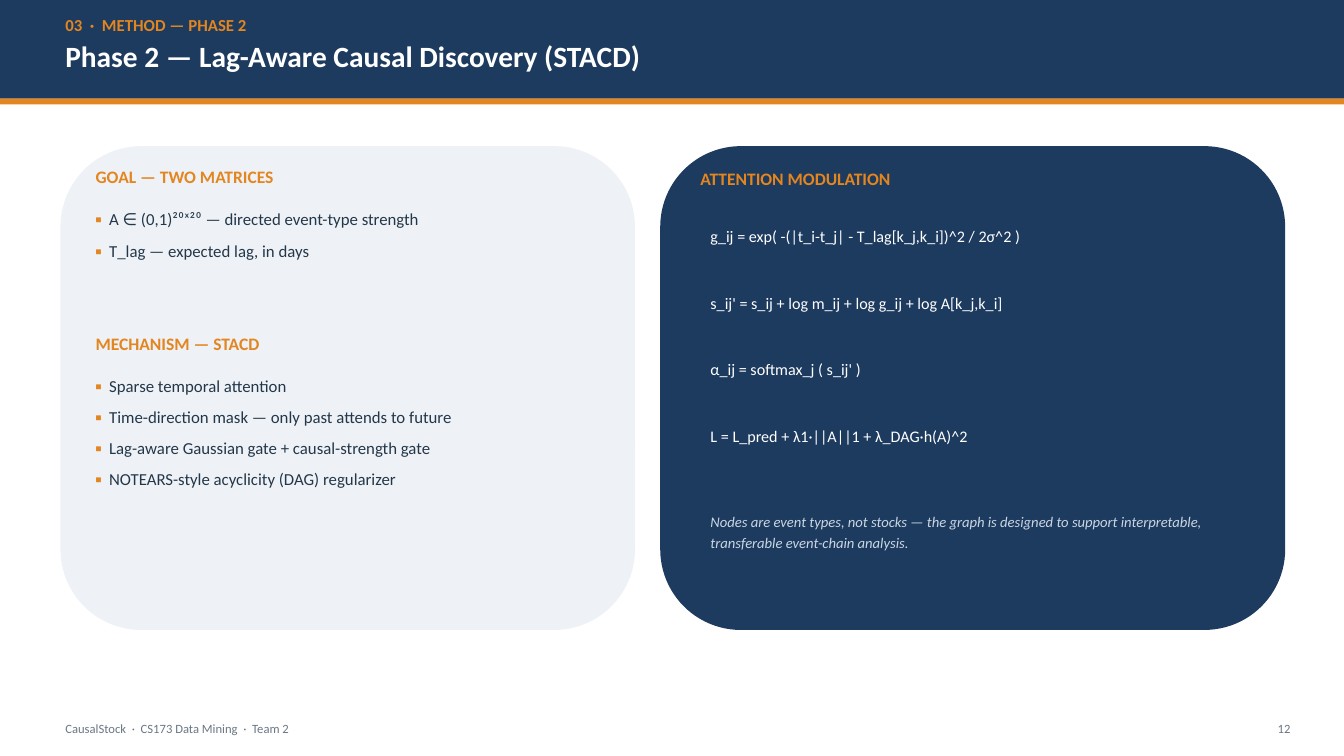
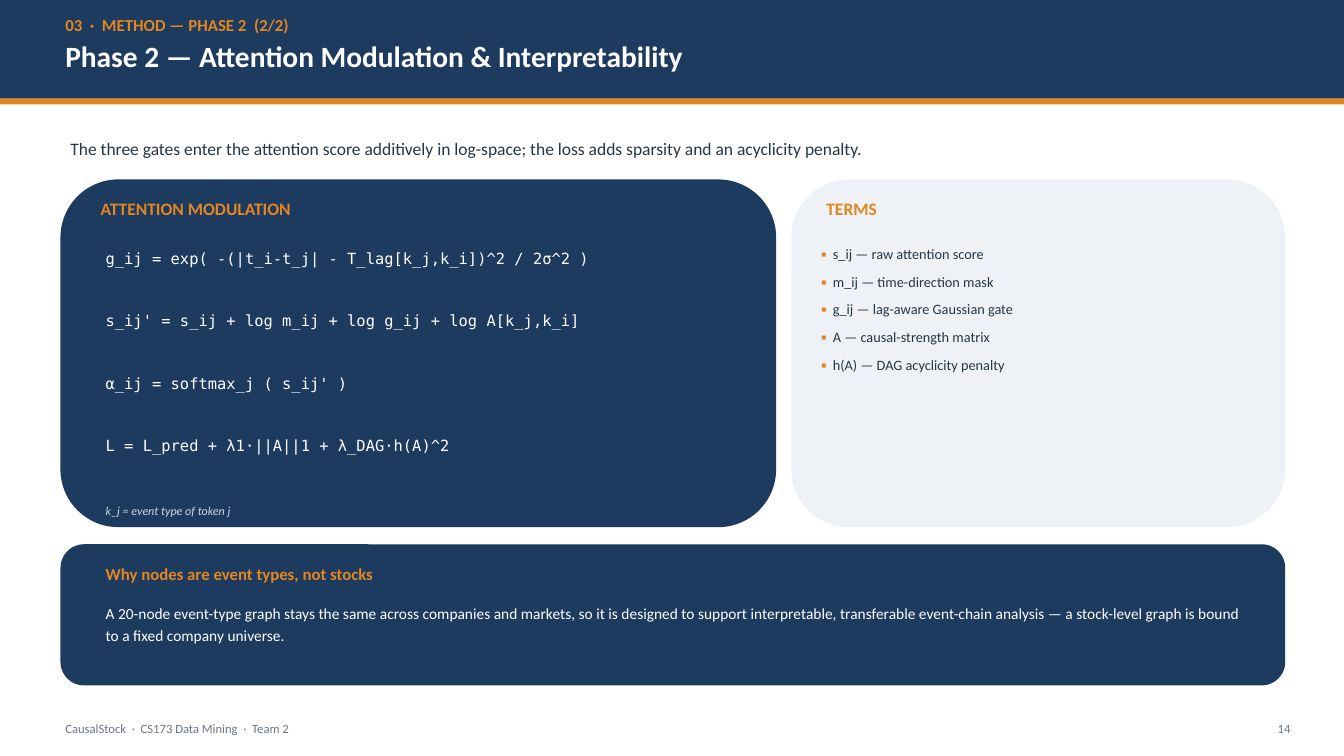
Before and after one commit to LovelyC-kx/dddmmm, a slide deck: slide 14 of DirectionA/docs/final-deck/CausalStock_CS173_Final_EN.pptx (slide 12 before the commit). Drawn at 1344x756 pixels with LibreOffice and Linux fonts; fonts in the diff are those of the drawing. Boxes give left, top, right and bottom in pixels: in the first picture for what was removed or moved away, otherwise in the second. Text is boxed around its words. In the diff, an @@ line names an element or a change of style, - is before the commit and + after.

```diff
--- a/DirectionA/docs/final-deck/CausalStock_CS173_Final_EN.pptx
+++ b/DirectionA/docs/final-deck/CausalStock_CS173_Final_EN.pptx
@@ text at [65,18,289,34]: text changed @@
-03 · METHOD — PHASE 2
+03 · METHOD — PHASE 2 (2/2)
@@ text at [65,46,683,72]: text changed @@
-Phase 2 — Lag-Aware Causal Discovery (STACD)
+Phase 2 — Attention Modulation & Interpretability
@@ text added at [70,143,861,158], 12.5 pt, text #243748 @@
+The three gates enter the attention score additively in log-space; the loss adds sparsity and an acyclicity penalty.
@@ rounded rectangle: place and size @@
-rounded rectangle at [60,146,635,630]
+rounded rectangle at [60,179,776,527]
@@ rounded rectangle at [60,179,776,527]: fill #EEF2F7 to #1D3A5F @@
@@ text removed at [96,171,273,183] @@
-GOAL — TWO MATRICES
@@ rounded rectangle: place and size @@
-rounded rectangle at [660,146,1286,630]
+rounded rectangle at [791,179,1286,527]
@@ rounded rectangle at [791,179,1286,527]: fill #1D3A5F to #EEF2F7 @@
@@ text "ATTENTION MODULATION": place and size @@
-text "ATTENTION MODULATION" at [700,173,891,185]
+text "ATTENTION MODULATION" at [101,203,291,215]
@@ text added at [826,203,877,215], 12.5 pt, text #E3861F, bold @@
+TERMS
@@ text removed at [109,212,419,260] @@
-▪ A ∈ (0,1)²⁰ˣ²⁰ — directed event-type strength
-▪ T_lag — expected lag, in days
@@ size 11.5 to 11 pt, font Calibri to DejaVu Sans Mono in 4 elements at [106,439,450,455], [106,377,328,393], [106,314,580,330], [106,252,570,268] @@
@@ text "g_ij = exp( -(|t_i-t_j| - ...": place and size @@
-text "g_ij = exp( -(|t_i-t_j| - ..." at [710,230,1012,245]
+text "g_ij = exp( -(|t_i-t_j| - ..." at [106,252,570,268]
@@ text added at [833,249,1013,373], 10.2 pt, text #243748 @@
+▪ s_ij — raw attention score
+▪ m_ij — time-direction mask
+▪ g_ij — lag-aware Gaussian gate
+▪ A — causal-strength matrix
+▪ h(A) — DAG acyclicity penalty
@@ text "s_ij' = s_ij + log ...": place and size @@
-text "s_ij' = s_ij + log ..." at [710,297,1003,312]
+text "s_ij' = s_ij + log ..." at [106,314,580,330]
@@ text removed at [96,338,259,350] @@
-MECHANISM — STACD
@@ text "α_ij = softmax_j ( s_ij' ...": place and size @@
-text "α_ij = softmax_j ( s_ij' ..." at [710,364,852,378]
+text "α_ij = softmax_j ( s_ij' ..." at [106,377,328,393]
@@ text removed at [109,380,451,488] @@
-▪ Sparse temporal attention
-▪ Time-direction mask — only past attends to future
-▪ Lag-aware Gaussian gate + causal-strength gate
-▪ NOTEARS-style acyclicity (DAG) regularizer
@@ text "L = L_pred + λ1·||A||1 ...": place and size @@
-text "L = L_pred + λ1·||A||1 ..." at [710,430,967,445]
+text "L = L_pred + λ1·||A||1 ..." at [106,439,450,455]
@@ text added at [106,506,231,517], 8.6 pt, text #C9D6E3, italic @@
+k_j = event type of token j
@@ rounded rectangle added at [60,544,1286,686], fill #1D3A5F @@
@@ text at [106,568,373,583]: text changed; size 10.5 to 12 pt; text colour #C9D6E3 to #E3861F; bold on; italic off @@
-Nodes are event types, not stocks — the graph is designed to support interpretable, transferable event-chain analysis.
+Why nodes are event types, not stocks
@@ text added at [106,608,1239,644], 11 pt, text #FFFFFF @@
+A 20-node event-type graph stays the same across companies and markets, so it is designed to support interpretable, transferable event-chain analysis — a stock-level graph is bound to a fixed company universe.
@@ text at [1278,725,1291,733]: text changed @@
-12
+14
```
Also in this commit, not shown: 9 other slides changed, 5 slides added, 2 slides removed, 4 other files.
